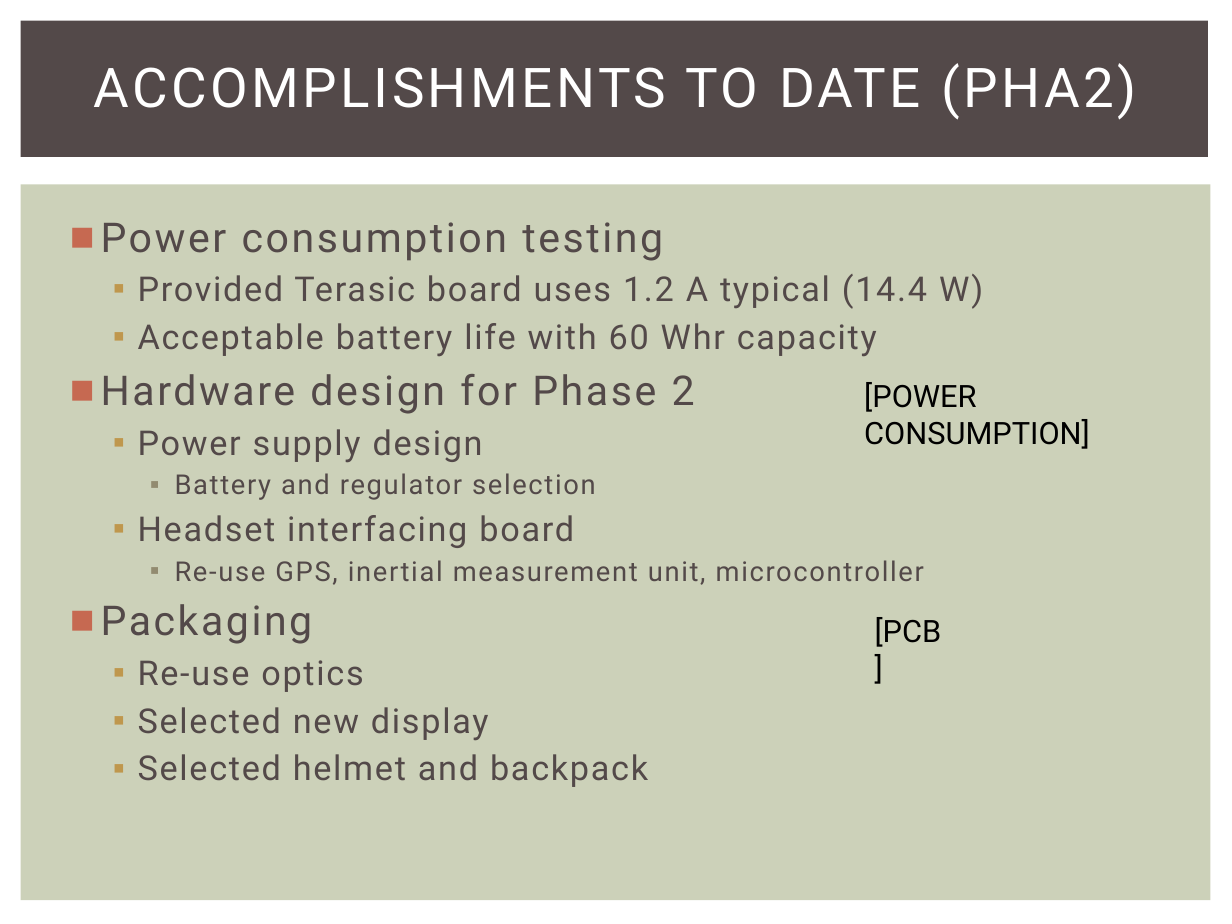
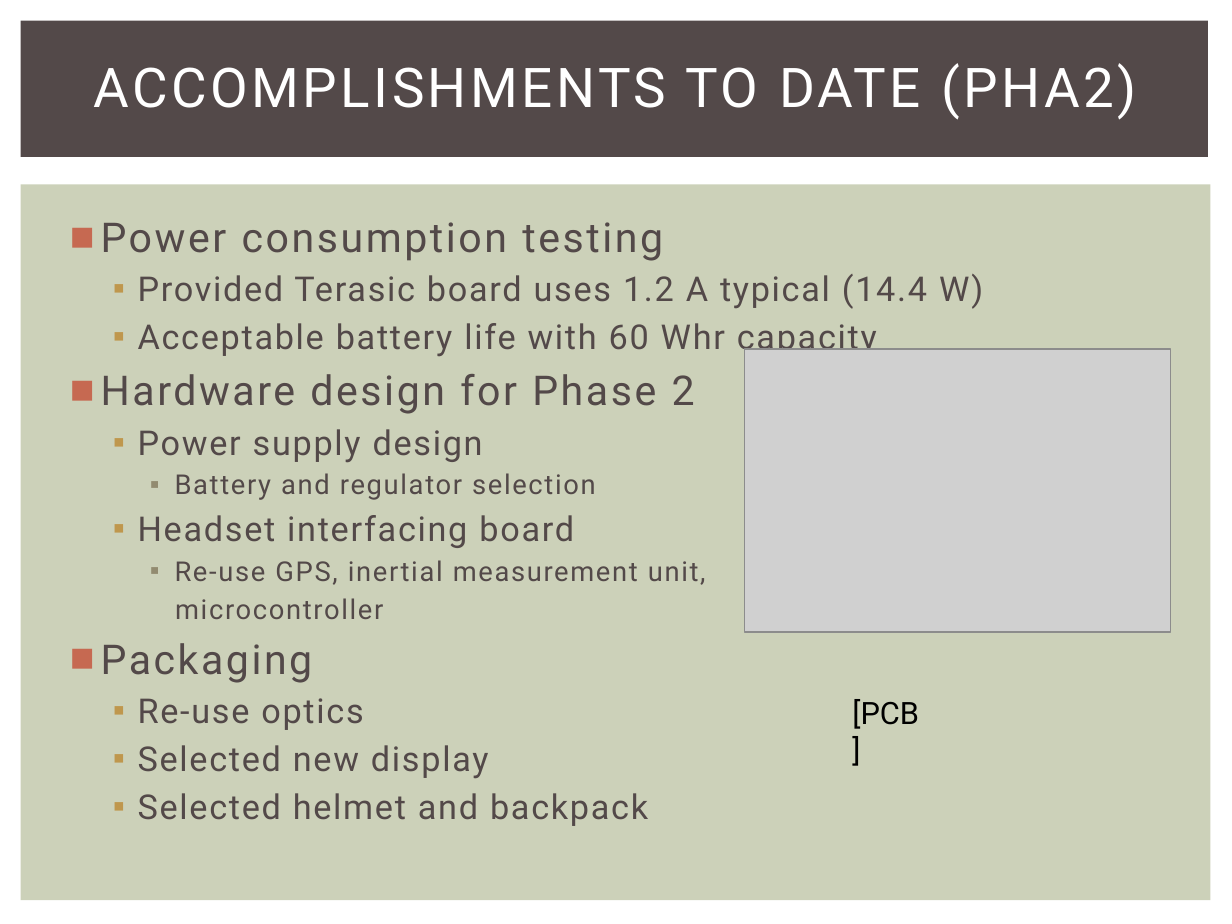
Before and after one commit to snowpuppy/augreality, a slide deck: slide 11 of doc/AugRealityMidReview.pptx (slide 12 before the commit). Drawn at 1232x924 pixels with LibreOffice and Linux fonts; fonts in the diff are those of the drawing; grey boxes stand for pictures. Boxes give left, top, right and bottom in pixels: in the first picture for what was removed or moved away, otherwise in the second. Text is boxed around its words. In the diff, an @@ line names an element or a change of style, - is before the commit and + after.

```diff
--- a/doc/AugRealityMidReview.pptx
+++ b/doc/AugRealityMidReview.pptx
@@ picture added at [744,349,1170,632] @@
@@ text removed at [864,382,1090,449] @@
-[POWER CONSUMPTION]
@@ text at [175,560,706,619]: text changed @@
-    ▪ Re-use GPS, inertial measurement unit, microcontroller
+    ▪ Re-use GPS, inertial measurement unit,
+    microcontroller
@@ text "[PCB]": place and size @@
-text "[PCB]" at [875,617,942,647]
+text "[PCB]" at [852,699,919,729]
```
Also in this commit, not shown: 1 other slide changed, 1 slide removed.
